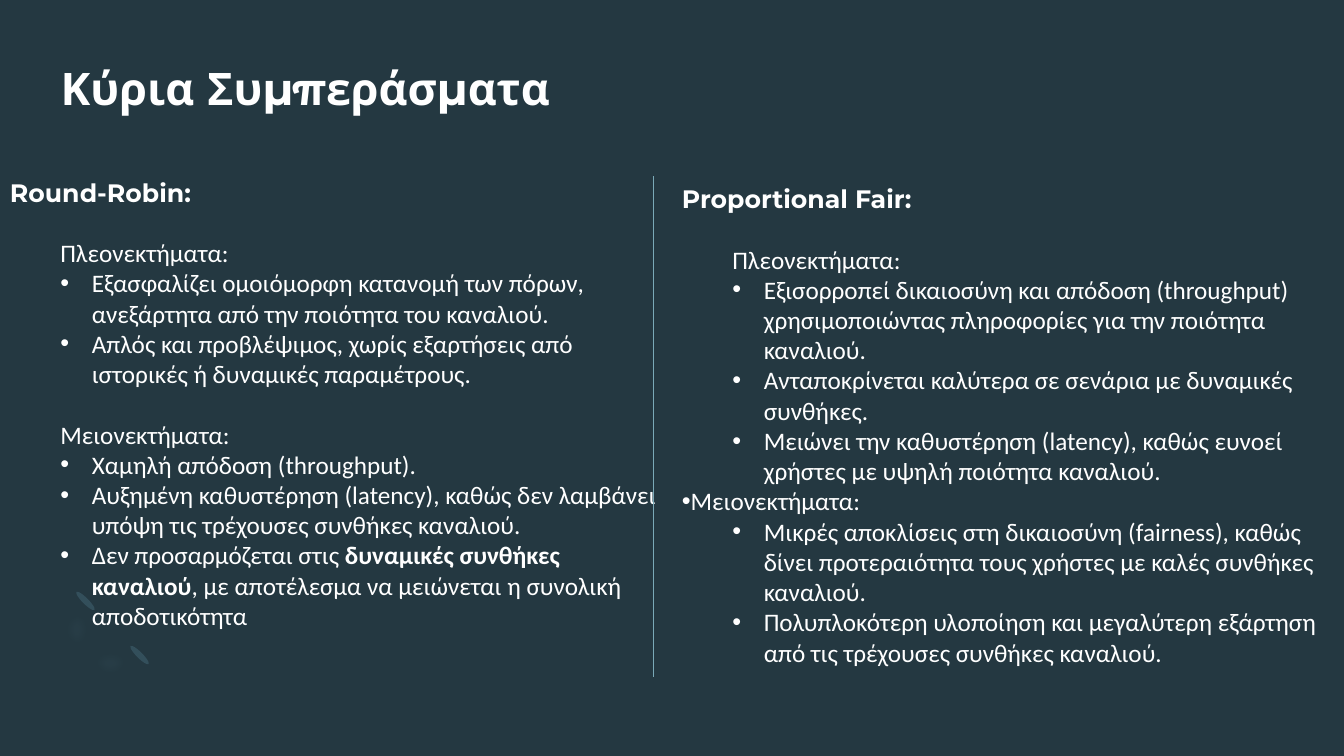
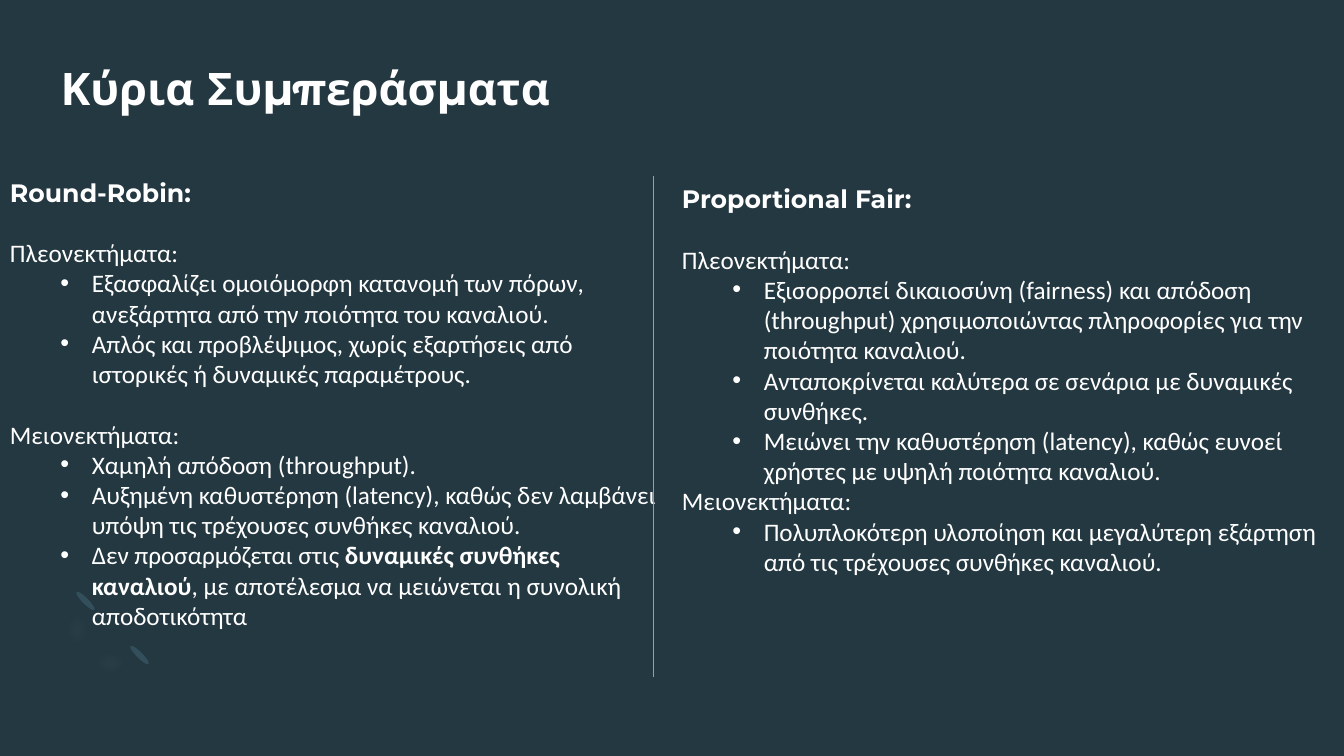
Before and after one commit to spyros-zikos/CEID-4G-Scheduler, a slide deck: slide 11 of presentation.pptx. Drawn at 1344x756 pixels with LibreOffice and Linux fonts; fonts in the diff are those of the drawing. Boxes give left, top, right and bottom in pixels: in the first picture for what was removed or moved away, otherwise in the second. Text is boxed around its words. In the diff, an @@ line names an element or a change of style, - is before the commit and + after.

```diff
--- a/presentation.pptx
+++ b/presentation.pptx
@@ text at (10,244,179,448): list level 2 to 1 in "Πλεονεκτήματα:"; list level 2 to 1 in "Μειονεκτήματα:" @@
@@ text at (682,251,851,514): list level 2 to 1 in "Πλεονεκτήματα:"; bullet • to none @@
@@ text at (764,281,1303,363): text changed @@
-  • Εξισορροπεί δικαιοσύνη και απόδοση (throughput) χρησιμοποιώντας πληροφορίες για την ποιότητα καναλιού.
+  • Εξισορροπεί δικαιοσύνη (fairness) και απόδοση (throughput) χρησιμοποιώντας πληροφορίες για την ποιότητα καναλιού.
@@ text at (764,522,1313,601): paragraph removed @@
-  • Μικρές αποκλίσεις στη δικαιοσύνη (fairness), καθώς δίνει προτεραιότητα τους χρήστες με καλές συνθήκες καναλιού.
```
Also in this commit, not shown: 6 other slides changed, 1 other file.
